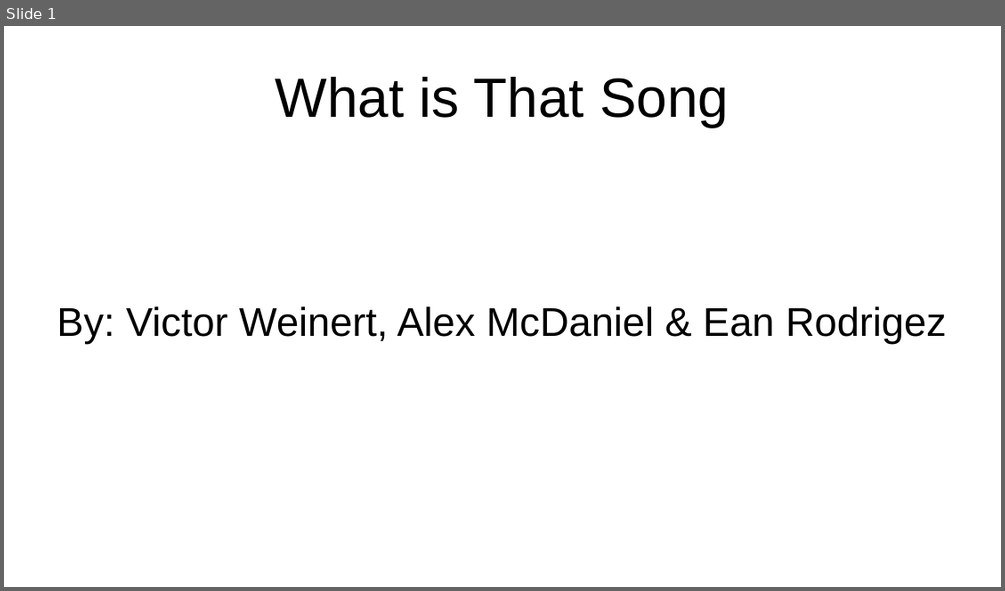
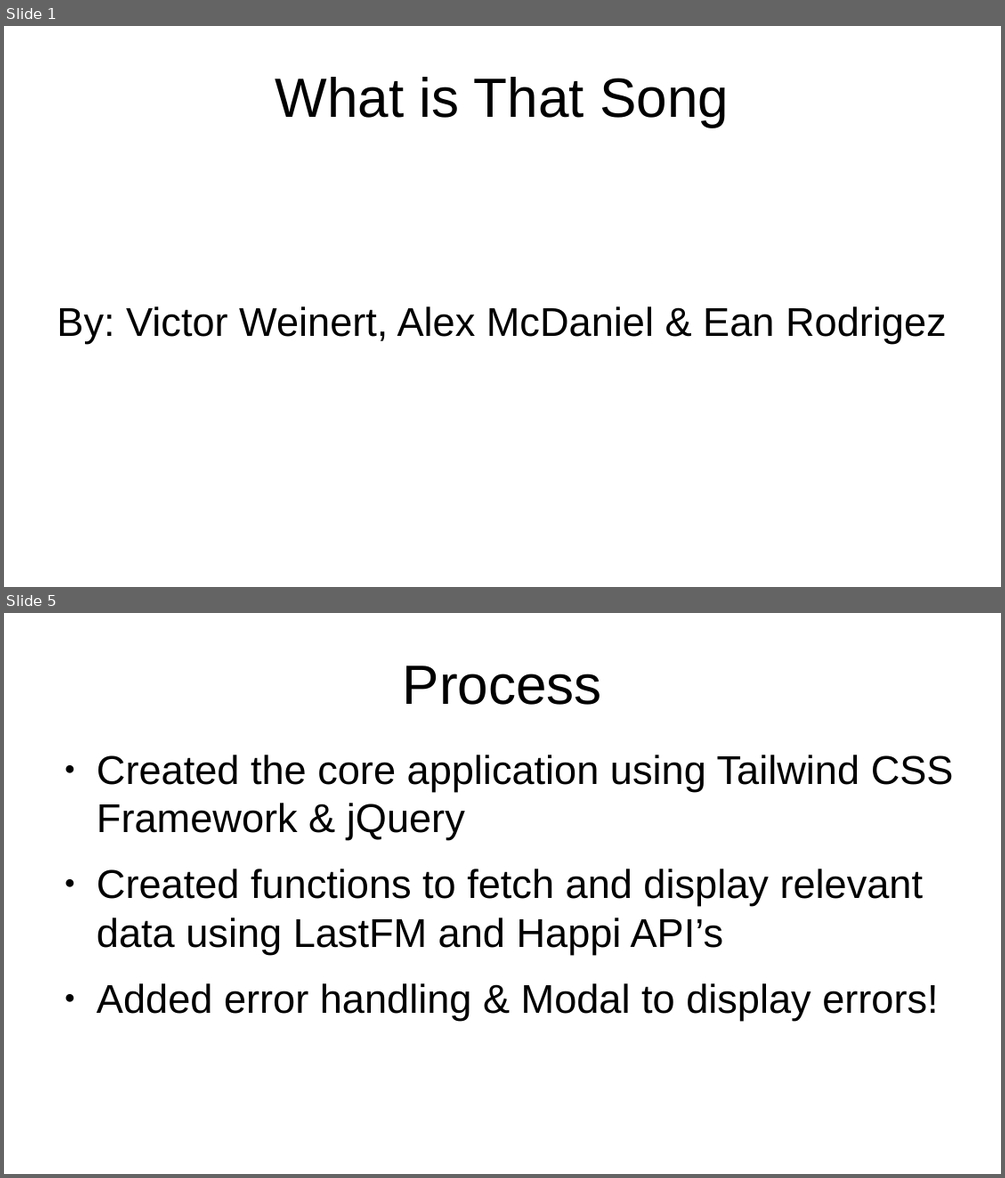
Before and after one commit to alexm1937/what-is-that-song, a slide deck: presentation.odp. Shown one above the other, each under a label of ours: slide 1 before the commit, slides 1 and 5 after it; the slides between them are not shown. The pictures are 1005x591 and 1005x1178 pixels, drawn with LibreOffice and Linux fonts; fonts in the diff are those of the drawing. Boxes give left, top, right and bottom in pixels: in the first picture for what was removed or moved away, otherwise in the second. Text is boxed around its words. In the diff, an @@ line names an element or a change of style, - is before the commit and + after.

```diff
--- a/presentation.odp
+++ b/presentation.odp
@@ slide 5 added at (4, 613, 1001, 1174), background #FFFFFF @@
@@ title added at (403, 666, 602, 705), 44 pt, text #000000 @@
+Process
@@ text added at (97, 755, 954, 1020), 32 pt, text #000000 @@
+● Created the core application using Tailwind CSS Framework & jQuery
+● Created functions to fetch and display relevant data using LastFM and Happi API’s
+● Added error handling & Modal to display errors!
```
Also in this commit, not shown: 4 slides changed, 2 other slides added, 1 slide removed, 1 other file.
